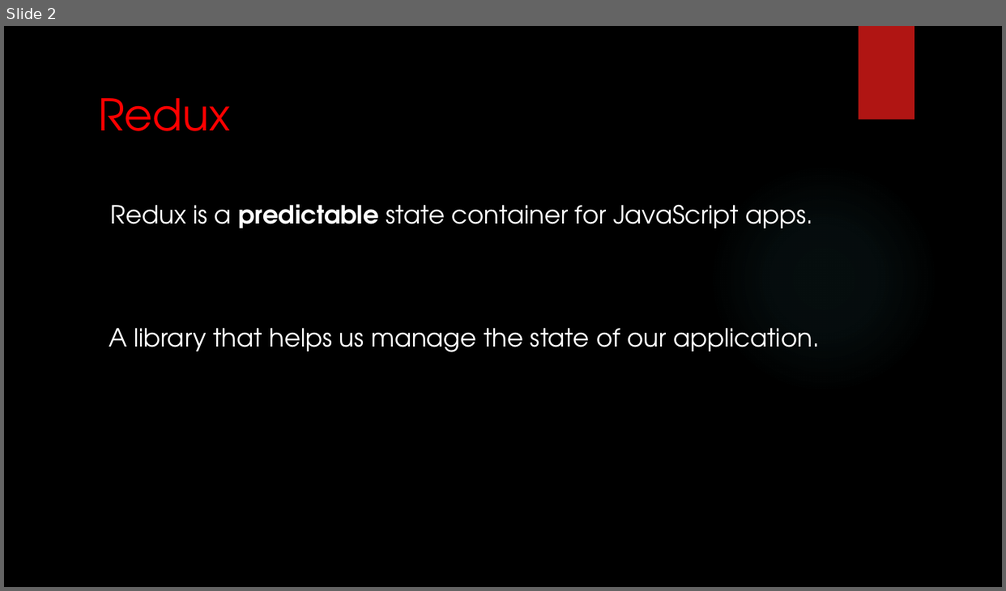
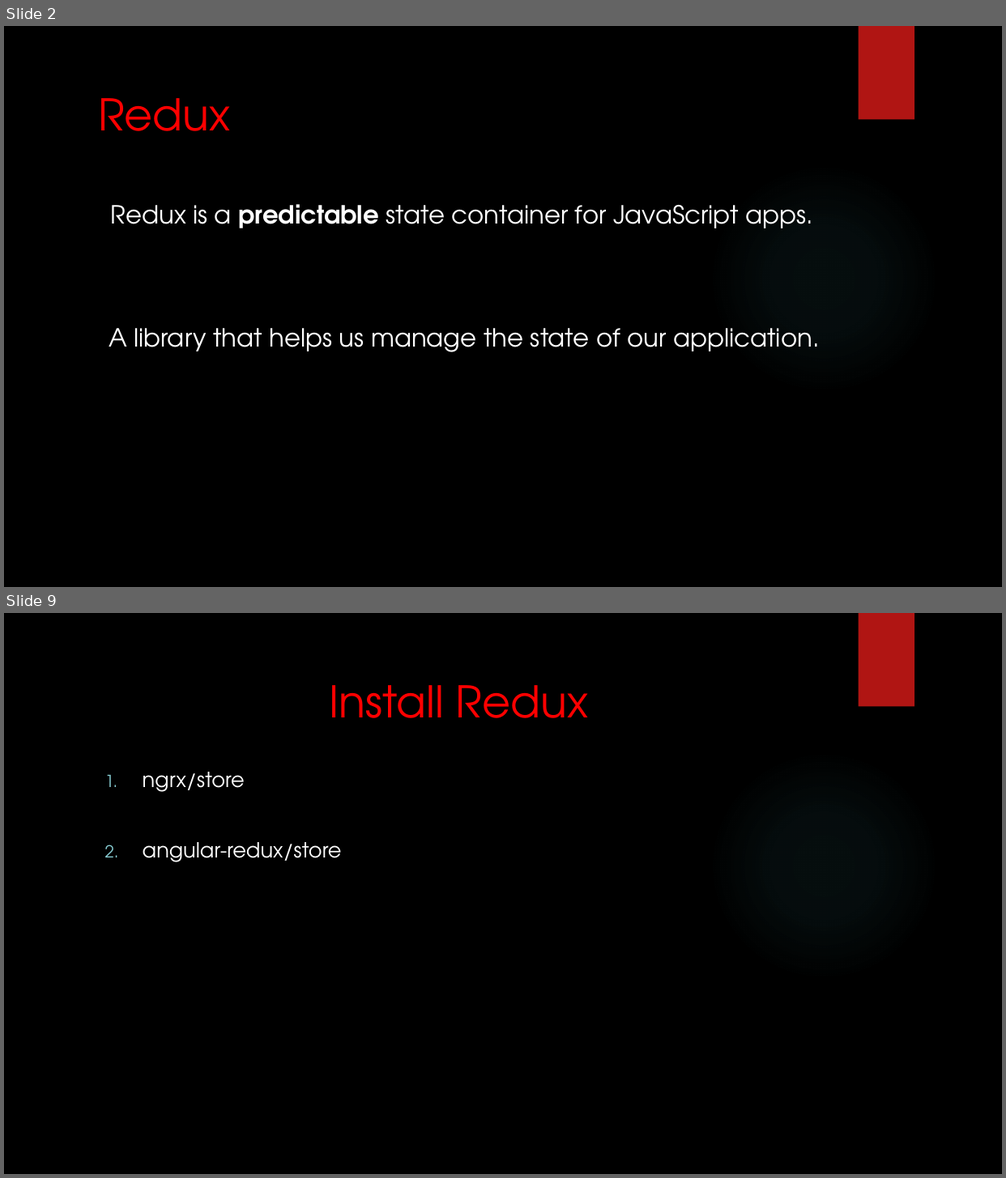
Before and after one commit to HideMode/angular4-todo, a slide deck: Introduction to Redux for Angular2.pptx. Shown one above the other, each under a label of ours: slide 2 before the commit, slides 2 and 9 after it; the slides between them are not shown. The pictures are 1006x591 and 1006x1178 pixels, drawn with LibreOffice and Linux fonts; fonts in the diff are those of the drawing; background and template pictures are left out. Boxes give left, top, right and bottom in pixels: in the first picture for what was removed or moved away, otherwise in the second. Text is boxed around its words. In the diff, an @@ line names an element or a change of style, - is before the commit and + after.

```diff
--- a/Introduction to Redux for Angular2.pptx
+++ b/Introduction to Redux for Angular2.pptx
@@ slide 9 added at bbox=[4, 613, 1002, 1174], background picture (left out); not listed: 2 template elements that a slide beside it also shows @@
@@ title added at bbox=[329, 685, 588, 718], 42 pt, text #FF0000 @@
+Install Redux
@@ text added at bbox=[143, 772, 342, 862], 20 pt, text #FFFFFF @@
+1. ngrx/store
+2. angular-redux/store
```
Also in this commit, not shown: 6 other slides added, 2 slides removed, 9 other files.
